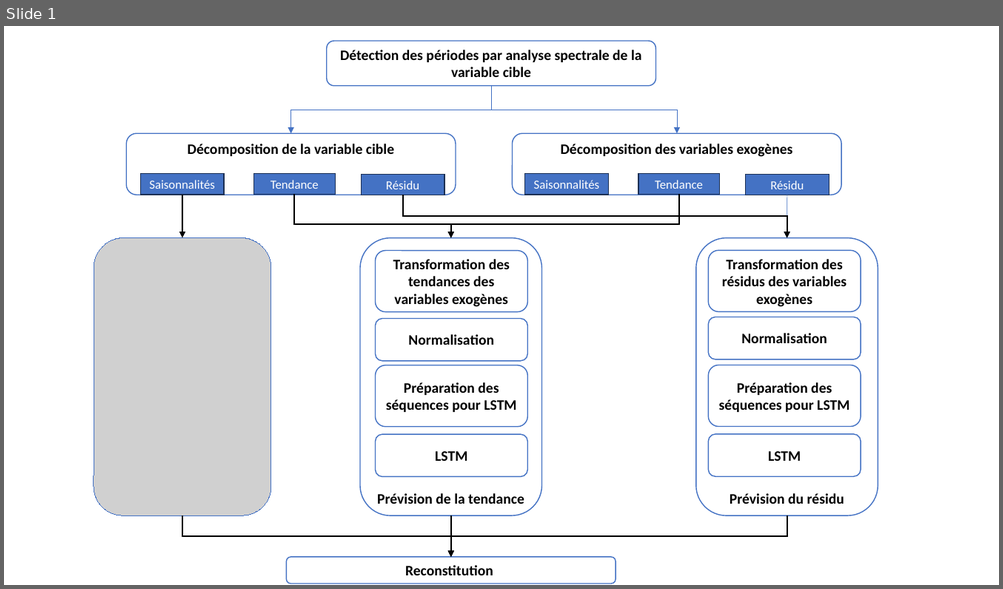
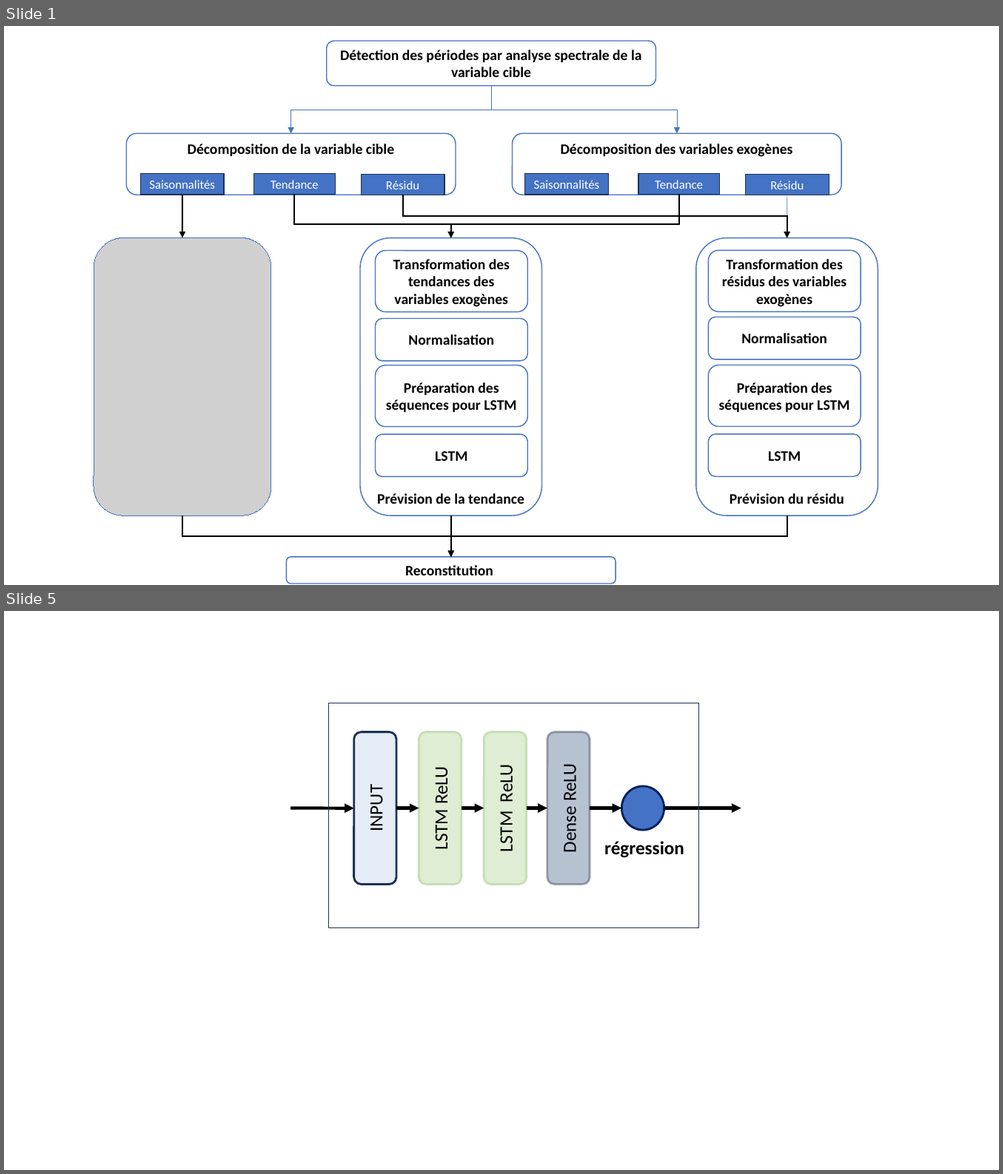
Before and after one commit to DataScientest-Studio/oct24_cds_anomalies_elec, a slide deck: reports/Lyx/Chap3/Présentation1.pptx. Shown one above the other, each under a label of ours: slide 1 before the commit, slides 1 and 5 after it; the slides between them are not shown. The pictures are 1003x589 and 1003x1174 pixels, drawn with LibreOffice and Linux fonts; fonts in the diff are those of the drawing; grey boxes stand for pictures. Boxes give left, top, right and bottom in pixels: in the first picture for what was removed or moved away, otherwise in the second. Text is boxed around its words. In the diff, an @@ line names an element or a change of style, - is before the commit and + after.

```diff
--- a/reports/Lyx/Chap3/Présentation1.pptx
+++ b/reports/Lyx/Chap3/Présentation1.pptx
@@ slide 5 added at bbox=[4, 611, 999, 1170], background #FFFFFF @@
@@ rectangle added at bbox=[329, 703, 699, 927], outline #1E3256 1 pt @@
@@ rounded rectangle added at bbox=[353, 732, 396, 885], fill #4472C4 at 13% opacity, outline #1E3256 2 pt, 18 pt, text #000000 @@
+INPUT
@@ rounded rectangle added at bbox=[418, 732, 461, 885], fill #C5E0B4 at 55% opacity, outline #C5E0B4 2 pt, 18 pt, text #000000 @@
+LSTM ReLU
@@ rounded rectangle added at bbox=[484, 732, 526, 885], fill #C5E0B4 at 55% opacity, outline #C5E0B4 2 pt, 18 pt, text #000000 @@
+LSTM ReLU
@@ rounded rectangle added at bbox=[547, 732, 589, 885], fill #8497B0 at 58% opacity, outline #44546A 2 pt, 18 pt, text #000000 @@
+Dense ReLU
@@ ellipse added at bbox=[622, 786, 664, 830], fill #4472C4, outline #002060 2 pt @@
@@ arrow added from (290, 808) to (354, 809), #000000 3 pt @@
@@ arrow added from (396, 808) to (419, 808), #000000 3 pt @@
@@ arrow added from (461, 808) to (484, 808), #000000 3 pt @@
@@ arrow added from (526, 808) to (547, 808), #000000 3 pt @@
@@ arrow added from (589, 808) to (622, 808), #000000 3 pt @@
@@ arrow added from (664, 808) to (741, 808), #000000 3 pt @@
@@ text added at bbox=[604, 841, 684, 858], 18 pt, text #000000, bold @@
+régression
```
Also in this commit, not shown: 3 other slides added, 12 other files.
